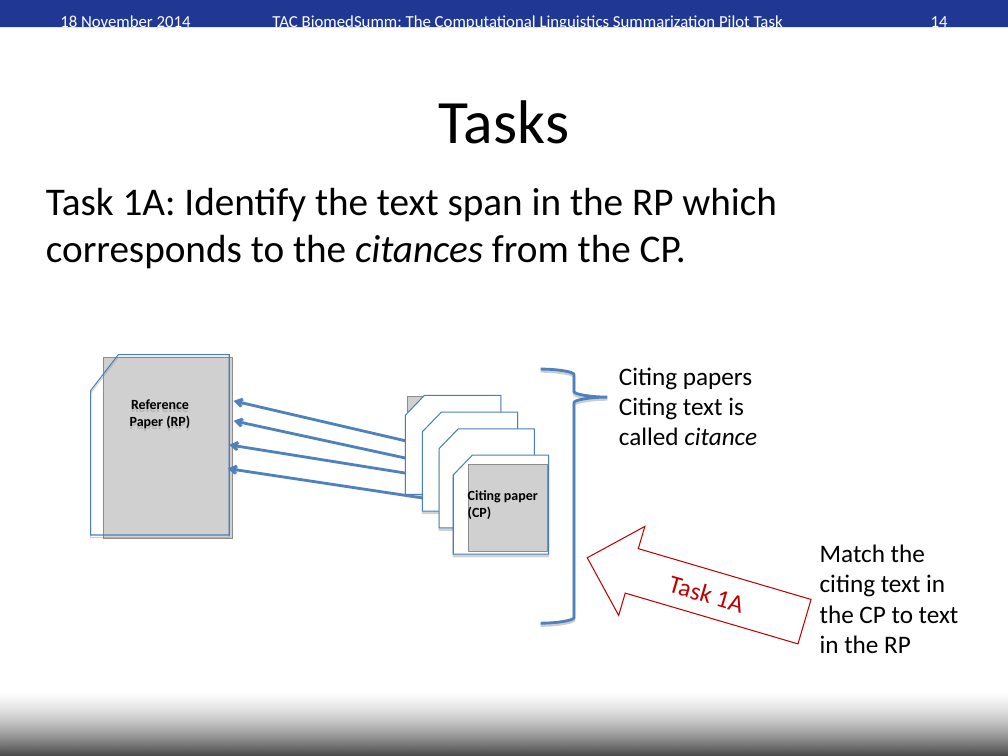
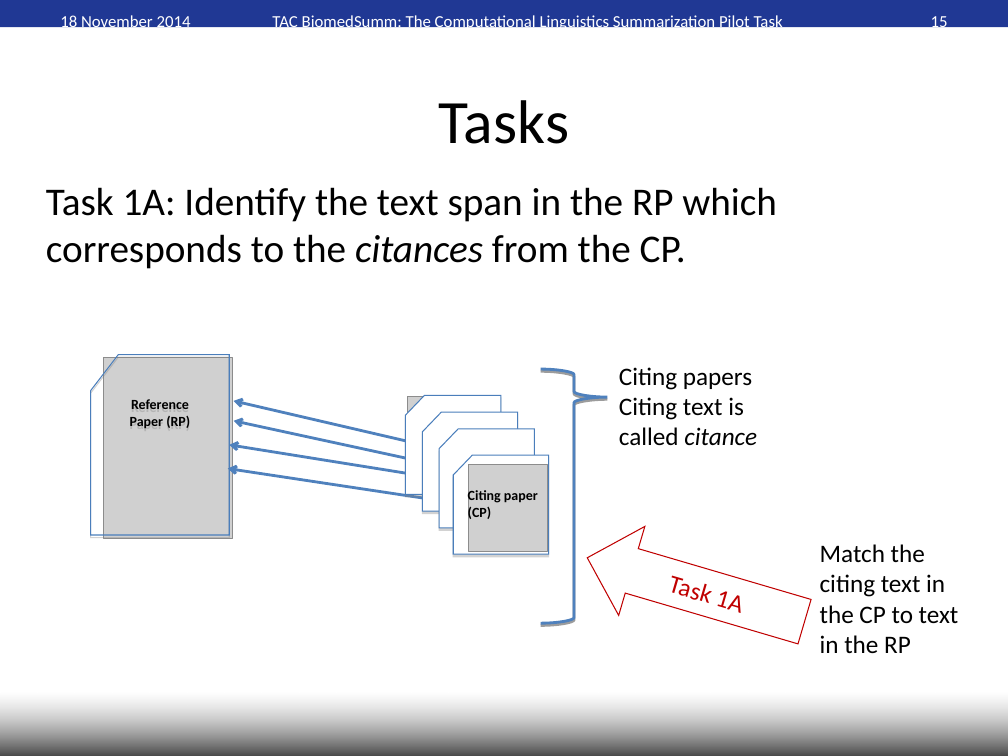
Before and after one commit to WING-NUS/scisumm-corpus, a slide deck: slide 15 of workshop_paper/TAC2014-planning.ppt (slide 14 before the commit). Drawn at 1008x756 pixels with LibreOffice and Linux fonts; fonts in the diff are those of the drawing; grey boxes stand for pictures; background and template pictures are left out. Boxes give left, top, right and bottom in pixels: in the first picture for what was removed or moved away, otherwise in the second. Text is boxed around its words. In the diff, an @@ line names an element or a change of style, - is before the commit and + after.

```diff
--- a/workshop_paper/TAC2014-planning.ppt
+++ b/workshop_paper/TAC2014-planning.ppt
@@ page number at (931,14,948,32): text changed @@
-14
+15
@@ freeform shape at (540,369,607,623): shadow changed @@
```
Also in this commit, not shown: 4 other slides changed, 1 slide added, 1 other file.
